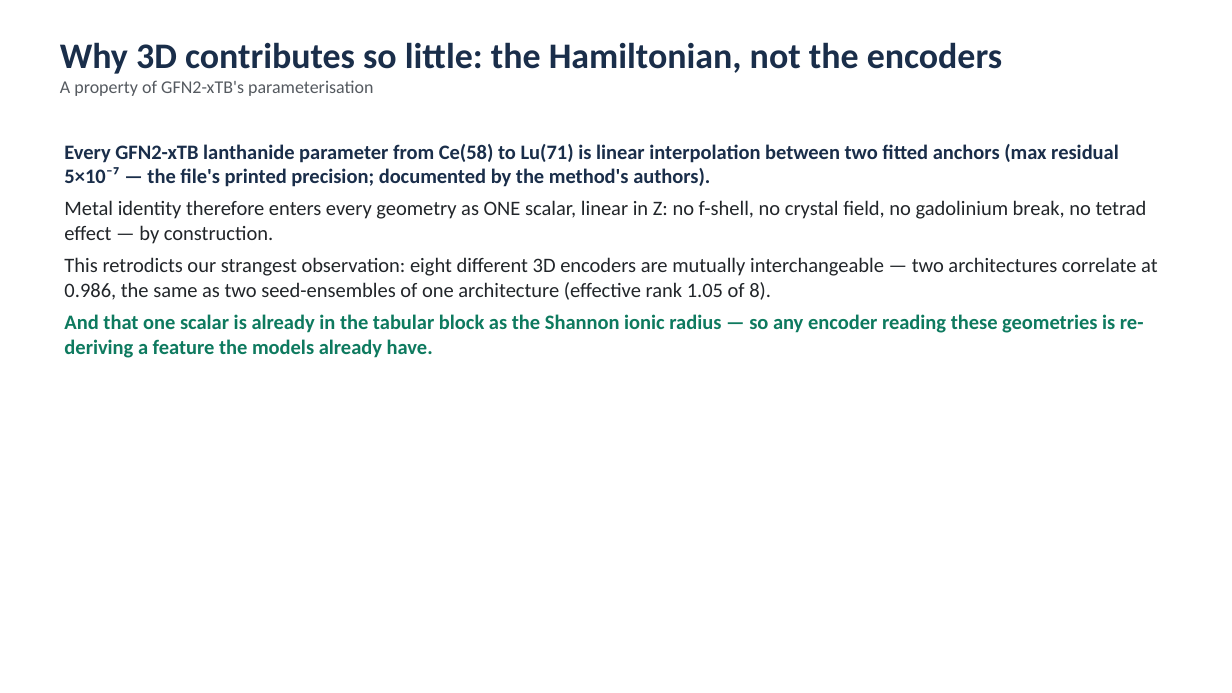
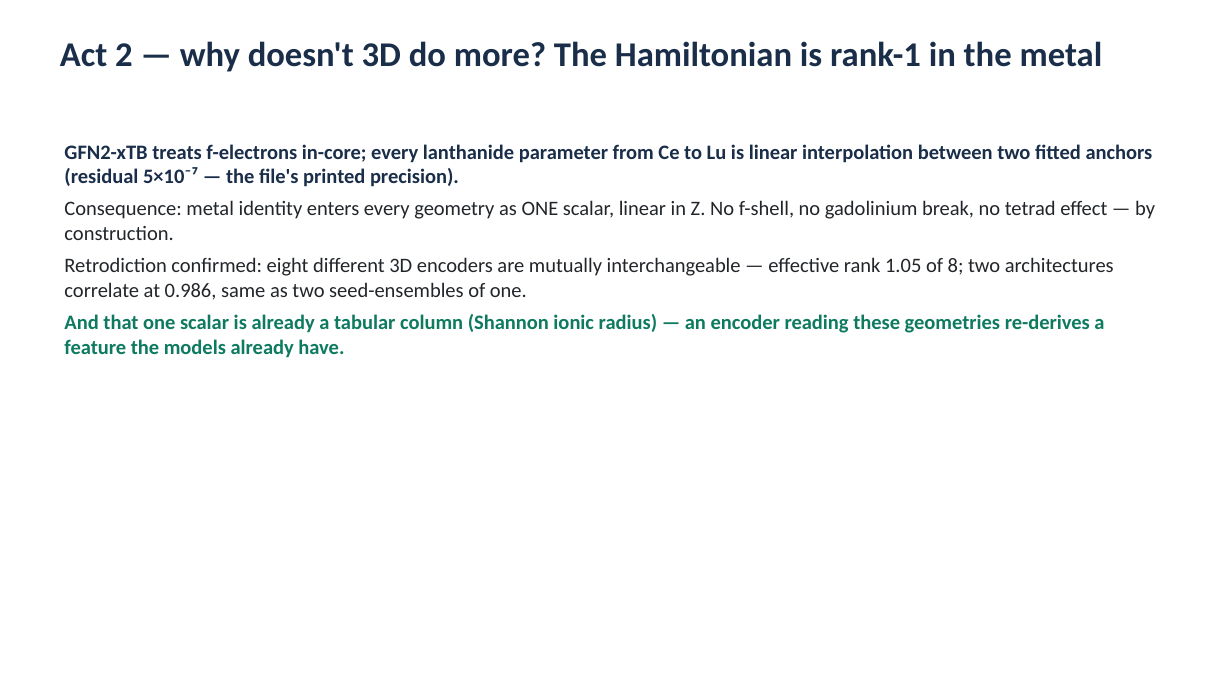
Before and after one commit to mironovb/lanthanidestrain, a slide deck: slide 12 of docs/vogiatzis_findings_2026-08.pptx (slide 11 before the commit). Drawn at 1232x693 pixels with LibreOffice and Linux fonts; fonts in the diff are those of the drawing. Boxes give left, top, right and bottom in pixels: in the first picture for what was removed or moved away, otherwise in the second. Text is boxed around its words. In the diff, an @@ line names an element or a change of style, - is before the commit and + after.

```diff
--- a/docs/vogiatzis_findings_2026-08.pptx
+++ b/docs/vogiatzis_findings_2026-08.pptx
@@ text at (60,41,1103,72): text changed; size 28 to 27 pt @@
-Why 3D contributes so little: the Hamiltonian, not the encoders
-A property of GFN2-xTB's parameterisation
+Act 2 — why doesn't 3D do more? The Hamiltonian is rank-1 in the metal
@@ text at (64,144,1155,358): text changed; bold on @@
-Every GFN2-xTB lanthanide parameter from Ce(58) to Lu(71) is linear interpolation between two fitted anchors (max residual 5×10⁻⁷ — the file's printed precision; documented by the method's authors).
-Metal identity therefore enters every geometry as ONE scalar, linear in Z: no f-shell, no crystal field, no gadolinium break, no tetrad effect — by construction.
-This retrodicts our strangest observation: eight different 3D encoders are mutually interchangeable — two architectures correlate at 0.986, the same as two seed-ensembles of one architecture (effective rank 1.05 of 8).
-And that one scalar is already in the tabular block as the Shannon ionic radius — so any encoder reading these geometries is re-deriving a feature the models already have.
+GFN2-xTB treats f-electrons in-core; every lanthanide parameter from Ce to Lu is linear interpolation between two fitted anchors (residual 5×10⁻⁷ — the file's printed precision).
+Consequence: metal identity enters every geometry as ONE scalar, linear in Z. No f-shell, no gadolinium break, no tetrad effect — by construction.
+Retrodiction confirmed: eight different 3D encoders are mutually interchangeable — effective rank 1.05 of 8; two architectures correlate at 0.986, same as two seed-ensembles of one.
+And that one scalar is already a tabular column (Shannon ionic radius) — an encoder reading these geometries re-derives a feature the models already have.
```
Also in this commit, not shown: 15 other slides changed, 3 slides added, 1 slide removed, 1 other file.
